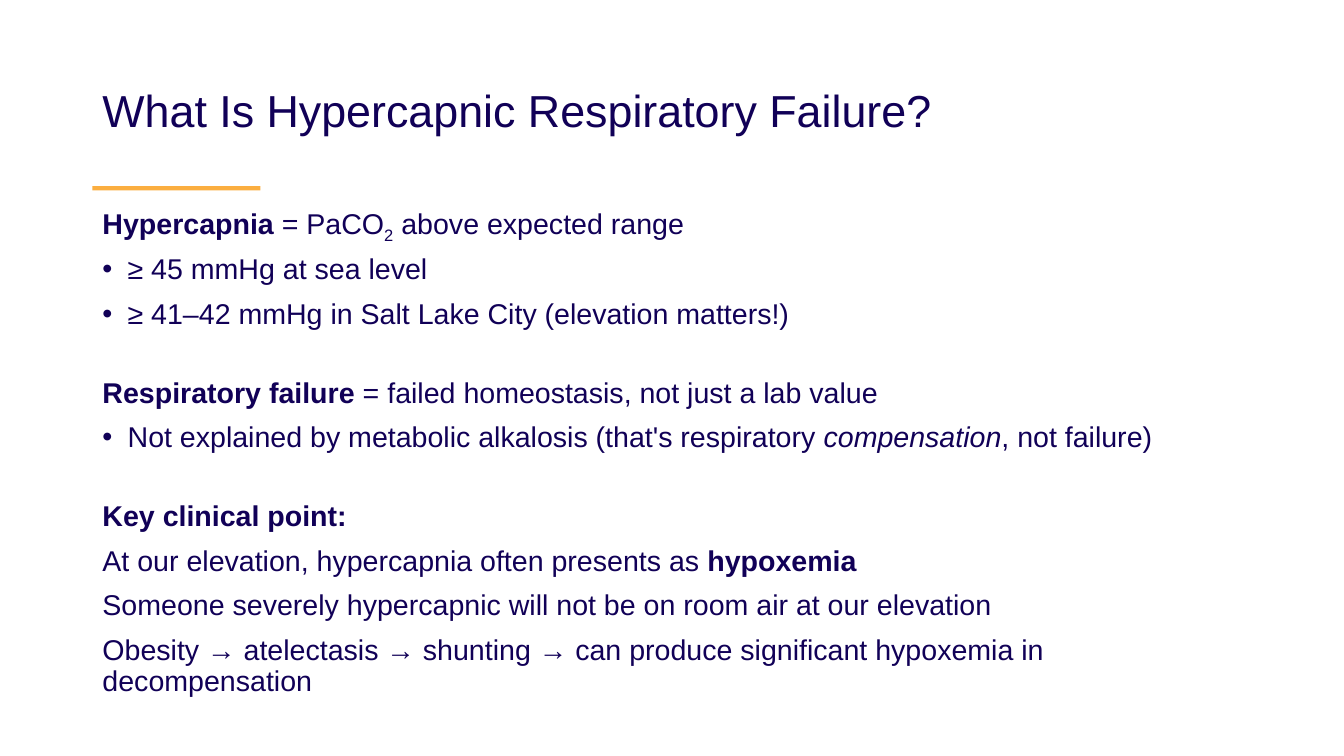
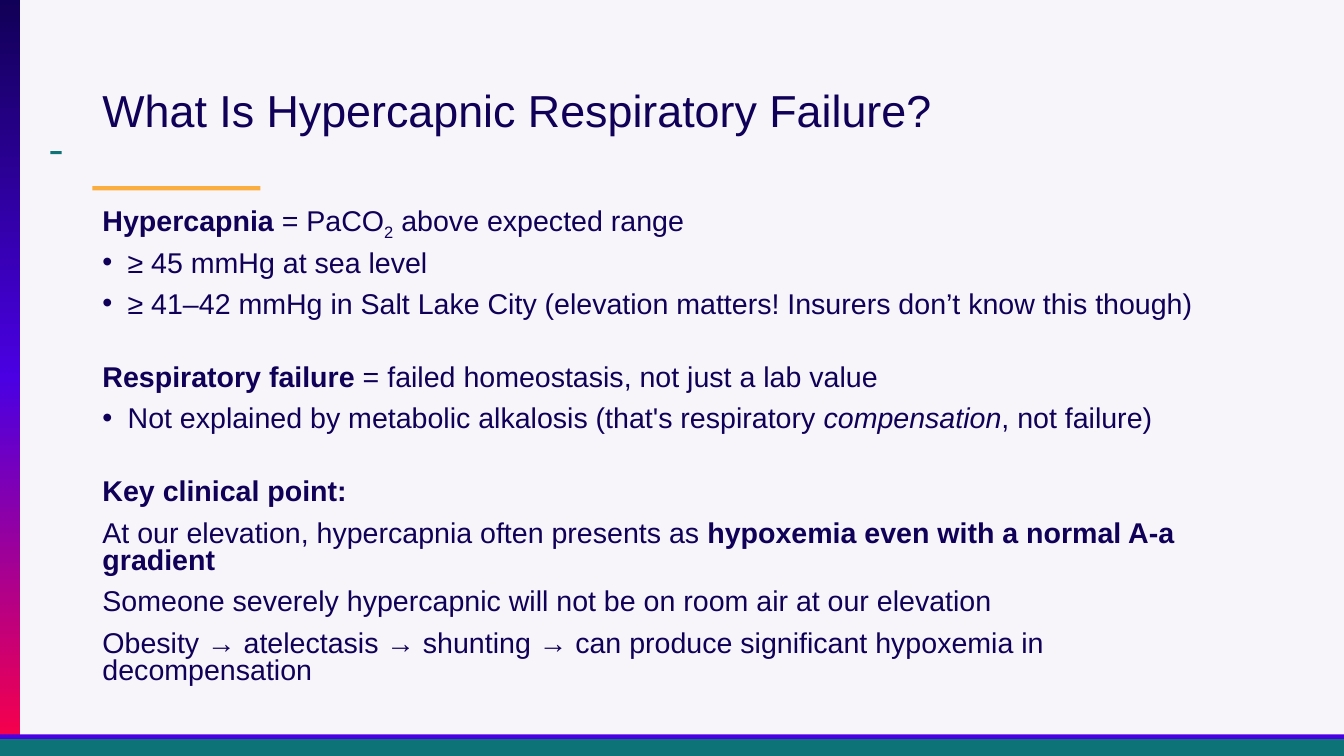
Before and after one commit to reblocke/clinical_talks, a slide deck: slide 11 of archive/Presentations/Locke Utah ACP OHS 2026.pptx (slide 5 before the commit). Drawn at 1344x756 pixels with LibreOffice and Linux fonts; fonts in the diff are those of the drawing. Boxes give left, top, right and bottom in pixels: in the first picture for what was removed or moved away, otherwise in the second. Text is boxed around its words. In the diff, an @@ line names an element or a change of style, - is before the commit and + after.

```diff
--- a/archive/Presentations/Locke Utah ACP OHS 2026.pptx
+++ b/archive/Presentations/Locke Utah ACP OHS 2026.pptx
@@ background #FFFFFF to #F7F5F9 @@
@@ rectangle added at <box>0,0,20,756</box>, fill gradient #110057 to #4A00E2 to #FF0044 @@
@@ rectangle added at <box>50,151,62,154</box>, fill #0D7377 @@
@@ text at <box>102,210,1152,686</box>: line spacing 0.9 to 0.8 @@
@@ text at <box>151,293,1192,320</box>: text changed @@
-• ≥ 41–42 mmHg in Salt Lake City (elevation matters!)
+• ≥ 41–42 mmHg in Salt Lake City (elevation matters! Insurers don’t know this though)
@@ text at <box>102,522,1174,576</box>: text changed @@
-At our elevation, hypercapnia often presents as hypoxemia
+At our elevation, hypercapnia often presents as hypoxemia even with a normal A-a gradient
@@ rectangle added at <box>0,735,1344,745</box>, fill #4A00E2 @@
@@ rectangle added at <box>0,739,1344,756</box>, fill #0D7377 @@
```
Also in this commit, not shown: 28 other slides changed, 11 slides added.
